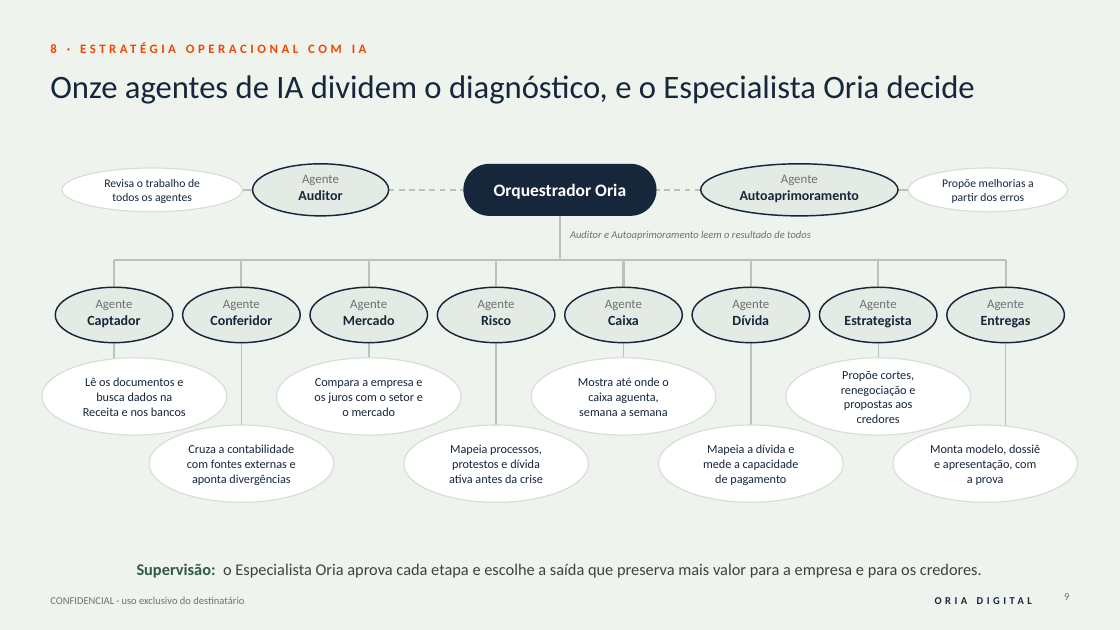
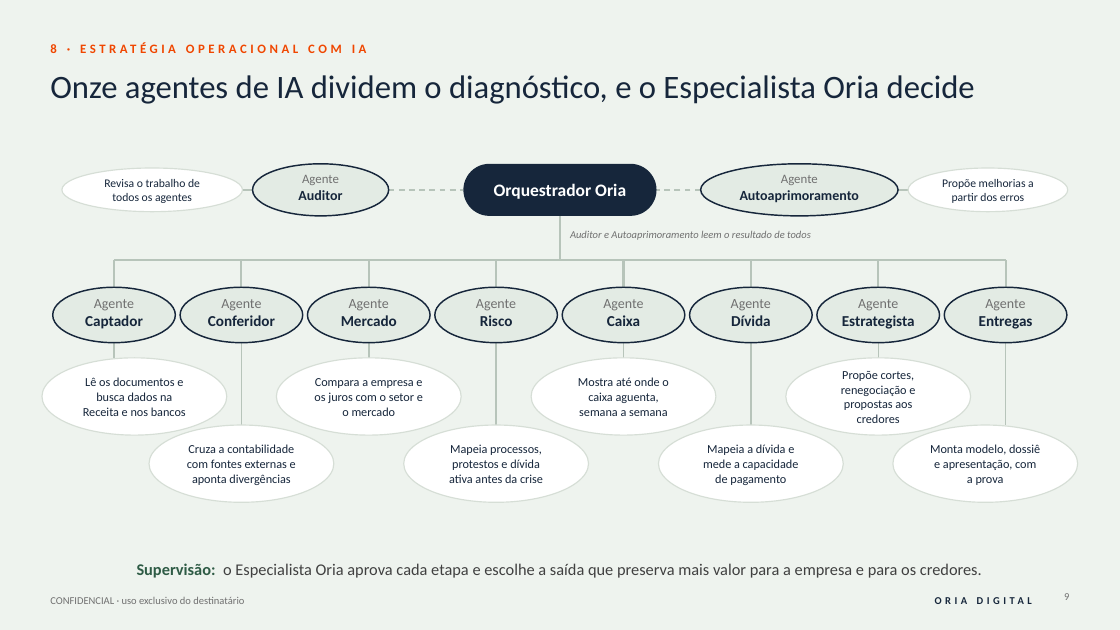
Before and after one commit to rodrigovaroto-wq/Oria-Digital, a slide deck: slide 9 of Business Plan/_trabalho_fase3/Business_Plan_Oria_Digital_v2_rascunho.pptx. Drawn at 1120x630 pixels with LibreOffice and Linux fonts; fonts in the diff are those of the drawing. Boxes give left, top, right and bottom in pixels: in the first picture for what was removed or moved away, otherwise in the second. Text is boxed around its words. In the diff, an @@ line names an element or a change of style, - is before the commit and + after.

```diff
--- a/Business Plan/_trabalho_fase3/Business_Plan_Oria_Digital_v2_rascunho.pptx
+++ b/Business Plan/_trabalho_fase3/Business_Plan_Oria_Digital_v2_rascunho.pptx
@@ ellipse "Agente" at (x1=53, y1=287, x2=176, y2=343): size 11 to 12 pt in "Agente"; size 12 to 13 pt in "Captador" @@
@@ ellipse "Agente" at (x1=180, y1=287, x2=302, y2=343): size 11 to 12 pt in "Agente"; size 12 to 13 pt in "Conferidor" @@
@@ ellipse "Agente" at (x1=308, y1=287, x2=430, y2=343): size 11 to 12 pt in "Agente"; size 12 to 13 pt in "Mercado" @@
@@ ellipse "Agente" at (x1=435, y1=287, x2=558, y2=343): size 11 to 12 pt in "Agente"; size 12 to 13 pt in "Risco" @@
@@ ellipse "Agente" at (x1=562, y1=287, x2=685, y2=343): size 11 to 12 pt in "Agente"; size 12 to 13 pt in "Caixa" @@
@@ ellipse "Agente" at (x1=690, y1=287, x2=812, y2=343): size 11 to 12 pt in "Agente"; size 12 to 13 pt in "Dívida" @@
@@ ellipse "Agente" at (x1=818, y1=287, x2=940, y2=343): size 11 to 12 pt in "Agente"; size 12 to 13 pt in "Estrategista" @@
@@ ellipse "Agente" at (x1=944, y1=287, x2=1067, y2=343): size 11 to 12 pt in "Agente"; size 12 to 13 pt in "Entregas" @@
```
Also in this commit, not shown: 4 other files.
